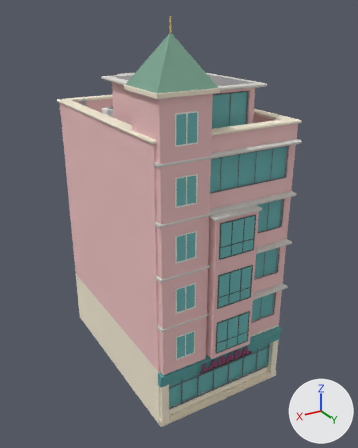
One commit to the glTF model Assets/TumbangPreso/Art/Kanto/Models/far_stucco_02.glb: the scene before it, then after it.
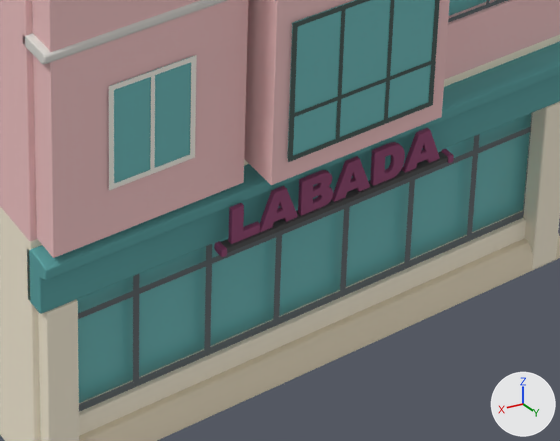
Old and new are each drawn whole from a 50 mm lens placed at (20.52, 20.93, 23.88), pointed at (4.48, -5.79, 10.52) and again close up on the part from 42% to 77% of the width and 71% to 93% of the height. Arrows for +X, +Y and +Z are at lower right; the lights stay in place. The first two pictures are the older version. Vertices at exactly the same position are counted once.

Script lines for the objects in view, before the commit:
```python
me_frames = bpy.data.meshes.new('frames')
me_frames.from_pydata(...)  # 616 vertices, 730 faces; spans x 0.5..8.9, y -0.1..0.9, z 0.9..19.4
# faces by material slot: [426, 174, 130]
me_frames.materials.append(mat_metal_dark)  # dark grey #61696c
me_frames.materials.append(mat_frame_dark)  # greyish cyan #455955
me_frames.materials.append(mat_frame)  # white #f8f6ec
me_sign_labada = bpy.data.meshes.new('sign_labada')
me_sign_labada.from_pydata(...)  # 432 vertices, 852 faces; spans x 2.67..6.73, y 0.38..0.57, z 3.18..3.31
# faces by material slot: [284, 568]
me_sign_labada.materials.append(mat_sign_iron)  # dark grey #4b4b4b
me_sign_labada.materials.append(mat_sign_plum)  # purple #90456f
me_sign_labada_text = bpy.data.meshes.new('sign_labada_text')
me_sign_labada_text.from_pydata(...)  # 1254 vertices, 2508 faces; spans x 2.87..6.53, y 0.43..0.51, z 3.27..3.87
me_sign_labada_text.materials.append(mat_sign_plum)  # purple #90456f
ob_frames = bpy.data.objects.new('frames', me_frames)
ob_frames.location = (0.0, 0.0, 0.0)
ob_sign_labada = bpy.data.objects.new('sign_labada', me_sign_labada)
ob_sign_labada.location = (0.0, 0.0, 0.0)
ob_sign_labada_text = bpy.data.objects.new('sign_labada_text', me_sign_labada_text)
ob_sign_labada_text.location = (0.0, 0.0, 0.0)
# also in view: 'props' at (5.19, -6.07, 13.93); 'shell' at (4.7, -7.0, 8.5); 'trim' at (4.7, -6.84, 10.06)
```
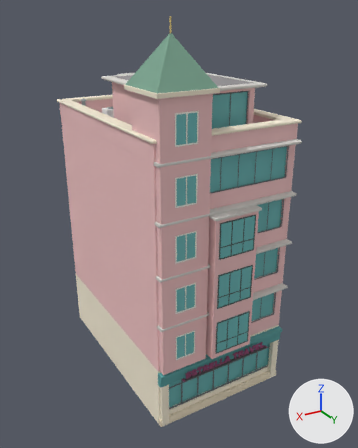
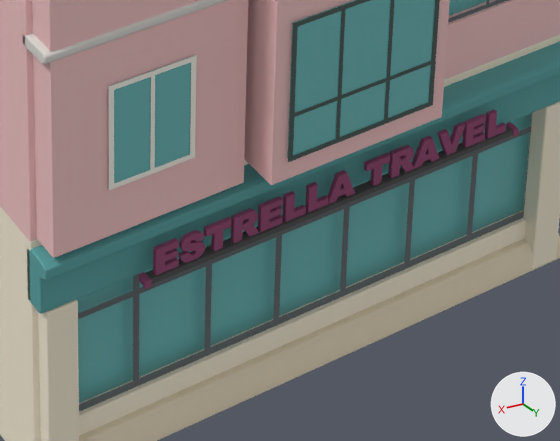
Scene script edits in JSON lines:
```json
{"block": "me_sign_labada", "where": "# used by ob_sign_labada; location = (0.0, 0.0, 0.0)"}
{"op": "remove", "block": "me_sign_labada", "code": "me_sign_labada.from_pydata(...)  # 432 vertices, 852 faces; spans x 2.67..6.73, y 0.38..0.57, z 3.18..3.31"}
{"op": "add", "block": "me_sign_labada", "code": "me_sign_labada.from_pydata(...)  # 432 vertices, 852 faces; spans x 1.44..7.95, y 0.38..0.57, z 3.18..3.31"}
{"block": "me_sign_labada", "change": "me_sign_labada part 1: the loose piece of 144 vertices spanning x 2.72..6.68, y 0.38..0.55, z 3.2..3.29 is multiplied about its middle by the matrix ((1.625, 0.0, 0.0), (0.0, 1.0, 0.0), (0.0, 0.0, 1.0))"}
{"block": "me_sign_labada", "change": "me_sign_labada part 2: the loose piece of 144 vertices spanning x 6.63..6.73, y 0.38..0.57, z 3.18..3.31 is moved by (1.23, 0.0, 0.0)"}
{"block": "me_sign_labada", "change": "me_sign_labada part 3: the loose piece of 144 vertices spanning x 2.67..2.77, y 0.38..0.57, z 3.18..3.31 is moved by (-1.23, 0.0, 0.0)"}
{"op": "add", "block": "me_sign_estrella_travel_text", "code": ["me_sign_estrella_travel_text = bpy.data.meshes.new('sign_estrella_travel_text')", "me_sign_estrella_travel_text.from_pydata(...)  # 1800 vertices, 3560 faces; spans x 1.64..7.76, y 0.43..0.51, z 3.27..3.72", "me_sign_estrella_travel_text.materials.append(mat_sign_plum)  # purple #90456f"]}
{"op": "remove", "block": "ob_sign_labada_text", "code": ["ob_sign_labada_text = bpy.data.objects.new('sign_labada_text', me_sign_labada_text)", "ob_sign_labada_text.location = (0.0, 0.0, 0.0)"]}
{"op": "add", "block": "ob_sign_estrella_travel_text", "code": ["ob_sign_estrella_travel_text = bpy.data.objects.new('sign_estrella_travel_text', me_sign_estrella_travel_text)", "ob_sign_estrella_travel_text.location = (0.0, 0.0, 0.0)"]}
```

Where the change shows, as pixel boxes [x1, y1, x2, y2] in the close-ups (560 x 441 px; the box of a moved part takes in the faces that stretch with it):
```json
{"object": "sign_estrella_travel_text", "change": "added", "after": [153, 110, 506, 275]}
{"object": "sign_labada_text", "change": "deleted", "before": [228, 128, 440, 244]}
{"object": "sign_labada", "change": "reshaped", "before": [214, 149, 454, 257], "after": [139, 122, 519, 289], "on screen": "58% wider, 54% taller"}
{"part": 1, "of": "me_sign_labada", "change": "moved or reshaped", "before": [221, 152, 448, 253], "after": [145, 125, 513, 284]}
{"part": 2, "of": "me_sign_labada", "change": "moved or reshaped", "before": [214, 241, 227, 257], "after": [139, 272, 151, 289]}
{"part": 3, "of": "me_sign_labada", "change": "moved or reshaped", "before": [441, 149, 454, 163], "after": [506, 122, 519, 136]}
```
